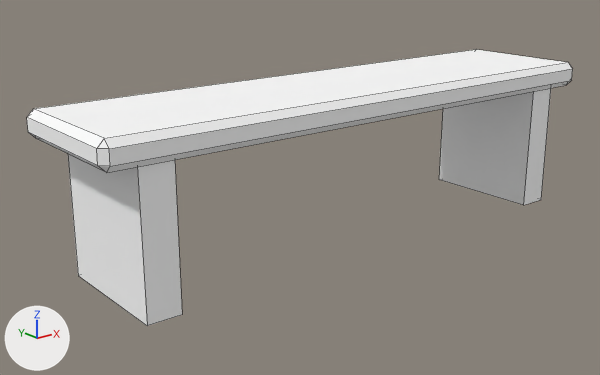
One commit to the Blender file art/env/bench.blend: the scene before it, then after it.
The view is the same before and after, from a 50 mm camera at (-1.669, -1.891, 0.941) aimed at (-0.111, 0.056, 0.162). The lights are fixed; the arrows at lower left show +X, +Y and +Z. The first picture is the older version. Mesh edges are drawn as thin lines. Objects named as collision shapes, trigger or cutter boxes, shadow casters or lower levels of detail are left out.

Objects in the first picture: 'Bench'.
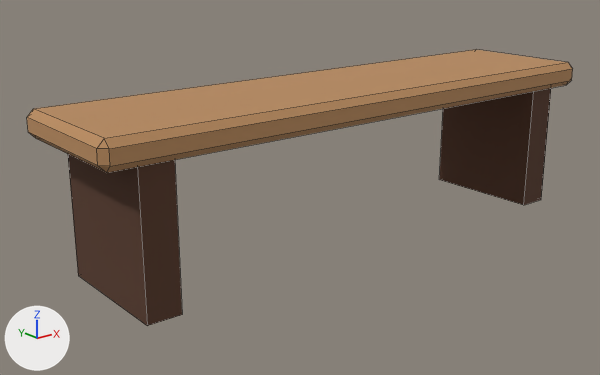
Where the change shows, as pixel boxes [x1, y1, x2, y2] in the pictures (600 x 375 px):
'Bench', recoloured, surface changed (darker)
    both: [27, 49, 573, 326]

The change, as a list of edits to the scene's bpy script:
```text
Change mat_vk_vcol:
    where n0 = _N.new('ShaderNodeBsdfPrincipled'); n0.name = 'Principled BSDF'
    remove n0.inputs[0].default_value = (1.0, 1.0, 1.0, 1.0)  # 'Base Color', white #ffffff
    add n2 = _N.new('ShaderNodeVertexColor'); n2.name = 'Color Attribute'
    add n2.layer_name = 'Color'
    add _L.new(n2.outputs[0], n0.inputs[0])  # 'Color' to 'Base Color'
Change me_bench:
    where me_bench.from_pydata(...)  # 40 vertices, 38 faces; spans x -0.9..0.9, y -0.22..0.22, z 0.0..0.49
    used by ob_bench; location = (0.0, 0.0, 0.0)
    me_bench part 1: 38 kept faces spanning x -0.9..0.9, y -0.22..0.22, z 0.0..0.49 get new vertex colours
```
